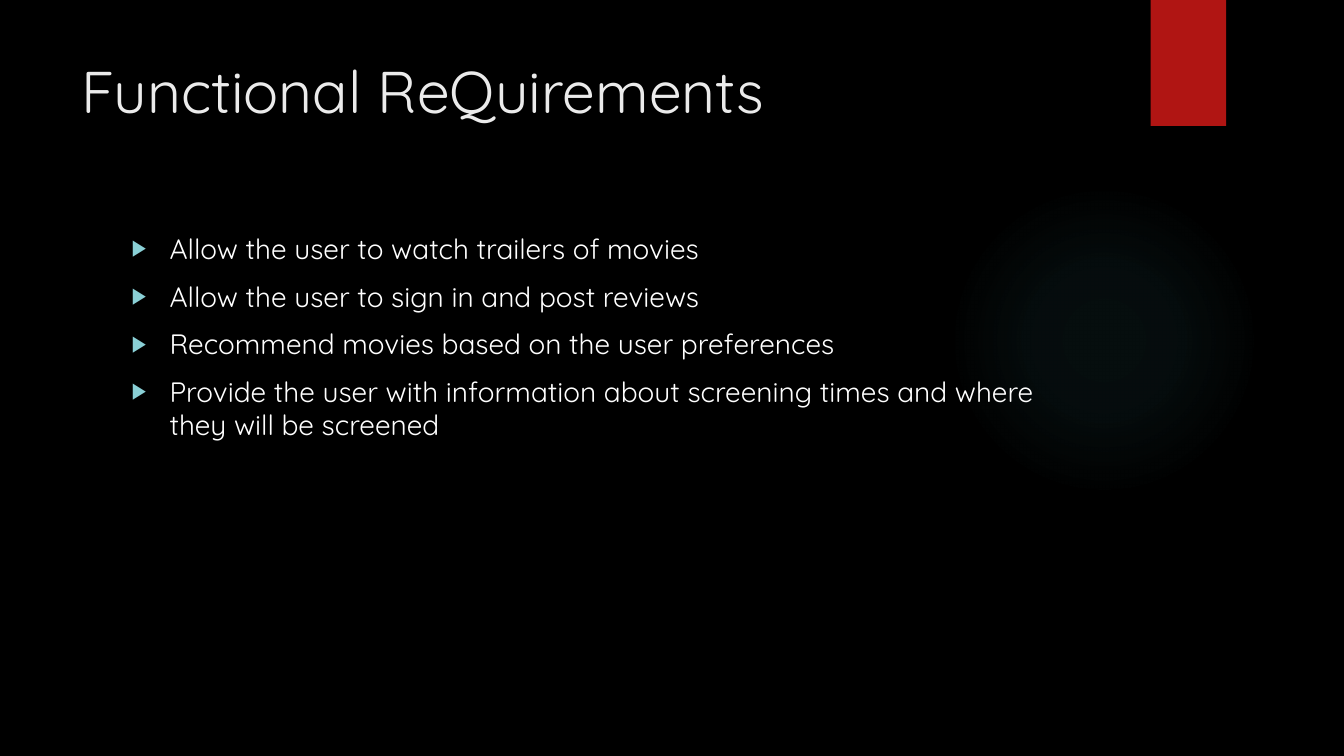
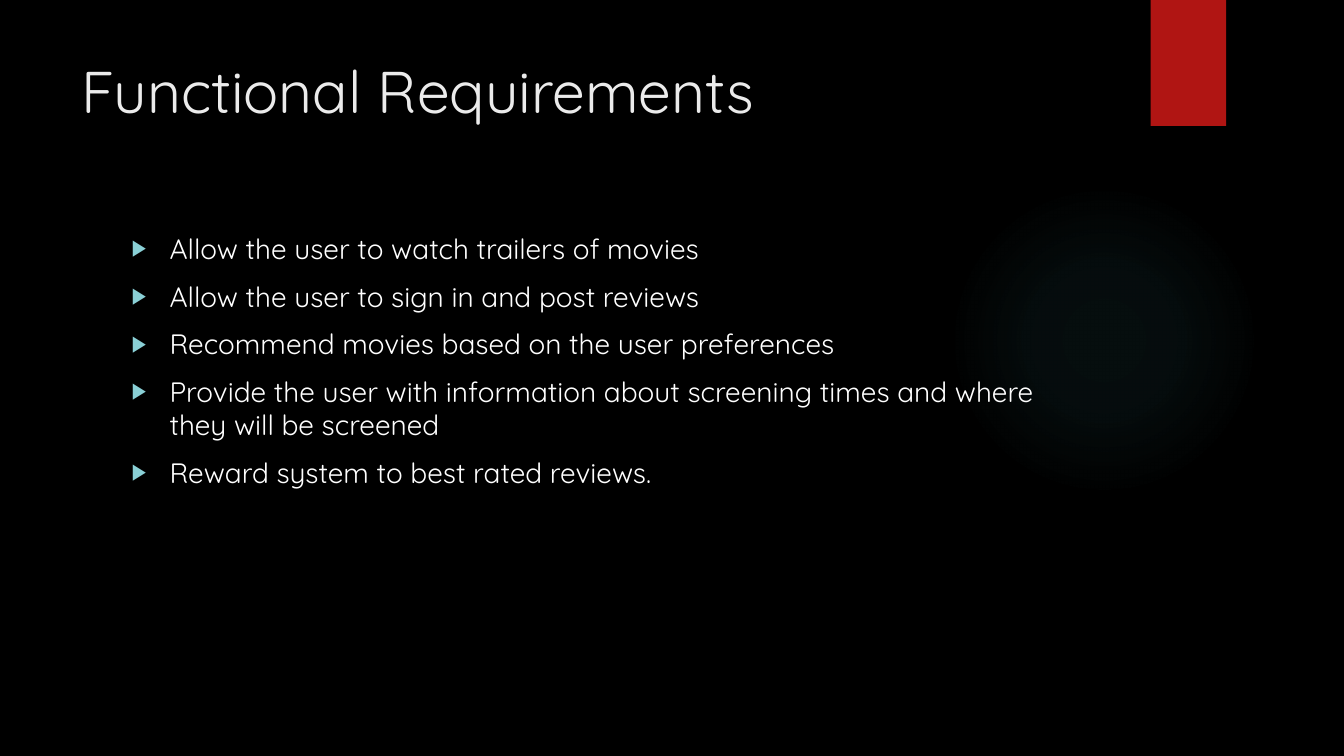
Before and after one commit to alpacamusical/Project-ENSE-374, a slide deck: slide 5 of Milestone 1.pptx. Drawn at 1344x756 pixels with LibreOffice and Linux fonts; fonts in the diff are those of the drawing; background and template pictures are left out. Boxes give left, top, right and bottom in pixels: in the first picture for what was removed or moved away, otherwise in the second. Text is boxed around its words. In the diff, an @@ line names an element or a change of style, - is before the commit and + after.

```diff
--- a/Milestone 1.pptx
+++ b/Milestone 1.pptx
@@ title at bbox=[81, 69, 754, 125]: text changed @@
-Functional ReQuirements
+Functional Requirements
@@ text at bbox=[170, 462, 651, 489]: paragraph added @@
+▶ Reward system to best rated reviews.
```
Also in this commit, not shown: 3 other slides changed.
